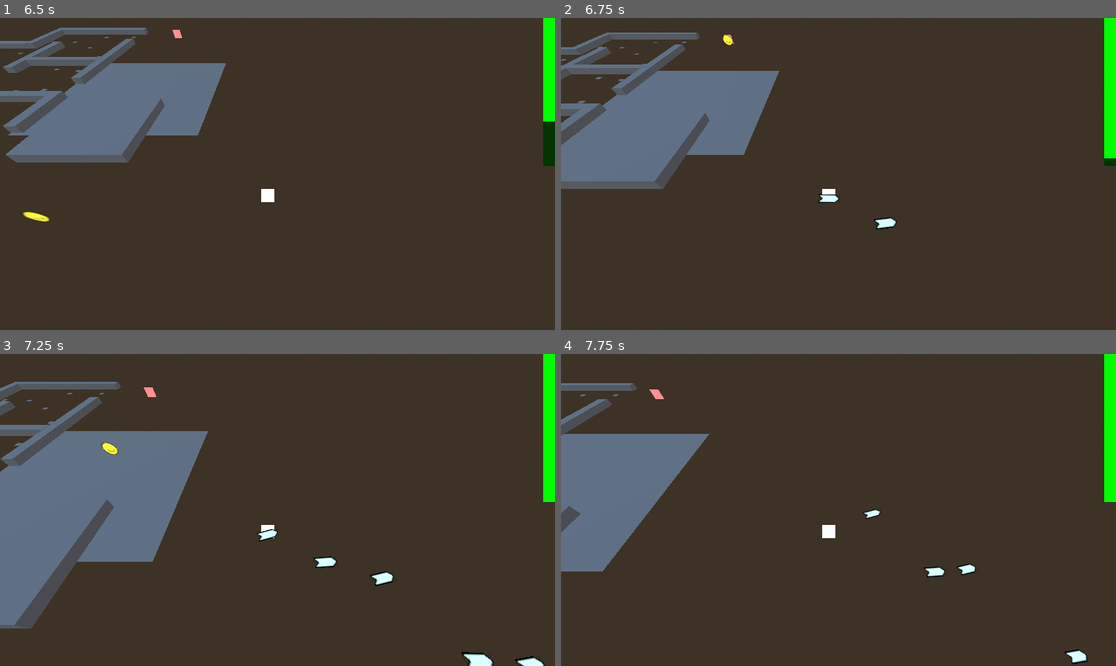
Above: before the commit, frames 1-4 (two rows, left to right).
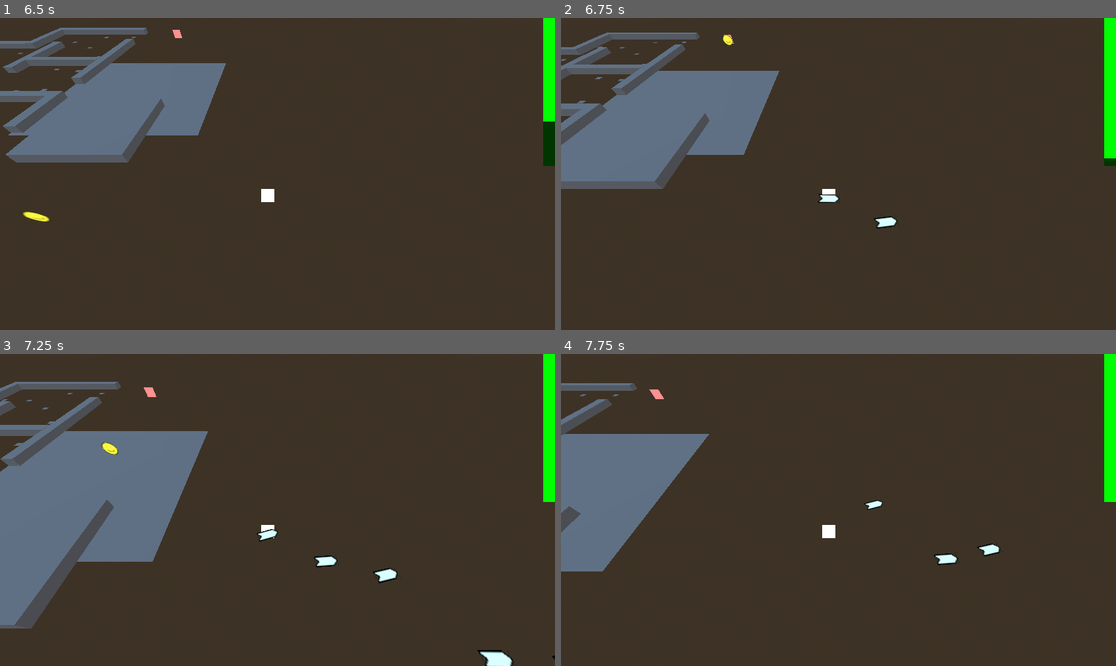
Above: after the commit, the same moments.

Repository: etjwalsh/N330Group3Project
Game: Godot game, scene res://Scenes/Root/root.tscn
Same seed, same stepped clock (60 frames per second), same inputs: the game is played once before the commit and once after it.
Inputs (mouse positions are in pixels of both pictures, inside the frame that each line leads up to):
- Up to frame 1 (6.5 s): tap Enter at 0.5 s; move the mouse to (399, 158) at 0.52 s; hold D (right) 0.53-1.28 s; hold Shift (dash) 0.53-1.28 s; move the mouse to (166, 189) at 1.27 s; hold S (down) 1.28-2.03 s; right-click (166, 189) at 1.35 s; move the mouse to (333, 105) at 2.02 s; press the mouse at (333, 105) at 2.03 s; hold D (right) 2.03-2.78 s; move the mouse to (249, 236) at 2.77 s; release the mouse at (249, 236) at 2.78 s; hold W (up) 2.78-3.53 s; tap Shift (dash) at 2.85 s; move the mouse to (444, 220) at 3.52 s; hold A (left) 3.53-5.03 s; right-click (444, 220) at 3.6 s; move the mouse to (111, 127) at 4.27 s; click (111, 127) at 4.35 s; move the mouse to (305, 174) at 5.02 s; hold S (down) 5.03-5.78 s; hold Shift (dash) 5.03-5.78 s; move the mouse to (194, 96) at 5.77 s; hold D (right) from 5.78 s (still down); right-click (194, 96) at 5.85 s
- Up to frame 2 (6.75 s): move the mouse to (960, 158) at 6.52 s; release D (right) at 6.53 s; press the mouse at (960, 158) at 6.53 s; hold W (up) from 6.53 s (still down)
- Up to frame 3 (7.25 s): keep holding W (up)
- Up to frame 4 (7.75 s): move the mouse to (727, 525) at 7.27 s; release W (up) at 7.28 s; release the mouse at (727, 525) at 7.28 s; hold D (right) from 7.28 s (still down); tap Shift (dash) at 7.35 s

Frame 1 is identical in both runs. In frame 2, less than 0.1% of the frame differs, in the area x 56-61%, y 63-68%; in frame 3, 0.7%, in the area x 56-100%, y 64-100%; in frame 4, 0.7%.

Commit message:
laser collision

Diff:
--- a/Scenes/Bullets/PlayerBullet/player_bullet.tscn
+++ b/Scenes/Bullets/PlayerBullet/player_bullet.tscn
@@ -9,6 +9,7 @@
 [node name="RigidBody3D" type="RigidBody3D"]
 collision_layer = 0
 collision_mask = 2
+axis_lock_linear_y = true
 contact_monitor = true
 max_contacts_reported = 1
 script = ExtResource("1_c7cfn")
--- a/Scenes/Bullets/PlayerLaser/player_laser.gd
+++ b/Scenes/Bullets/PlayerLaser/player_laser.gd
@@ -1,14 +1,19 @@
-extends Sprite3D
-
-@export var shape:CollisionShape3D
+extends RigidBody3D
 
 # Called when the node enters the scene tree for the first time.
 func _ready() -> void:
-	position.z = 16
-	scale.y = 100
-	shape.scale.y = 100
-
+	pass
 
 # Called every frame. 'delta' is the elapsed time since the previous frame.
 func _process(_delta: float) -> void:
-	pass
+	if($RayCast3D.is_colliding()):
+		print(global_position)
+		$Sprite3D.scale.y = global_position.distance_to($RayCast3D.get_collision_point()) * 3
+		$CollisionShape3D.scale.y = global_position.distance_to($RayCast3D.get_collision_point()) * 3
+		$Sprite3D.position.z = global_position.distance_to($RayCast3D.get_collision_point()) * 48 / 100
+		$CollisionShape3D.position.z = global_position.distance_to($RayCast3D.get_collision_point()) * 48 / 100
+	else:
+		$Sprite3D.scale.y = 100
+		$CollisionShape3D.scale.y = 100
+		$Sprite3D.position.z = 16
+		$CollisionShape3D.position.z = 16
--- a/Scenes/Bullets/PlayerLaser/player_laser.tscn
+++ b/Scenes/Bullets/PlayerLaser/player_laser.tscn
@@ -10,12 +10,14 @@
 collision_layer = 0
 collision_mask = 3
 axis_lock_linear_y = true
+script = ExtResource("1_sukx7")
 
-[node name="Sprite3D" type="Sprite3D" parent="." node_paths=PackedStringArray("shape")]
+[node name="Sprite3D" type="Sprite3D" parent="."]
 transform = Transform3D(1, 0, 0, 0, -4.37114e-08, -1, 0, 1, -4.37114e-08, 0, 0, 0)
 texture = ExtResource("1_ufemg")
-script = ExtResource("1_sukx7")
-shape = NodePath("../CollisionShape3D")
 
 [node name="CollisionShape3D" type="CollisionShape3D" parent="."]
 shape = SubResource("BoxShape3D_3tms4")
+
+[node name="RayCast3D" type="RayCast3D" parent="."]
+target_position = Vector3(0, 0, 100)
--- a/Scenes/Map/map.tscn
+++ b/Scenes/Map/map.tscn
@@ -15,9 +15,6 @@
 tonemap_mode = 2
 
 [sub_resource type="BoxMesh" id="BoxMesh_pqmfm"]
-
-[sub_resource type="BoxShape3D" id="BoxShape3D_f6kab"]
-size = Vector3(100, 100, 100)
 
 [node name="Map" type="Node3D"]
 transform = Transform3D(19.6845, 0, 0, 0, 1, 0, 0, 0, 18.5282, 0, 0, 0)
@@ -269,10 +266,3 @@
 collision_layer = 3
 collision_mask = 3
 size = Vector3(0.5, 1, 0.5)
-
-[node name="Area3D" type="Area3D" parent="."]
-collision_layer = 3
-collision_mask = 3
-
-[node name="CollisionShape3D" type="CollisionShape3D" parent="Area3D"]
-shape = SubResource("BoxShape3D_f6kab")
Not shown: 1 places in Scenes/Map/map.tscn that only renumber resources
